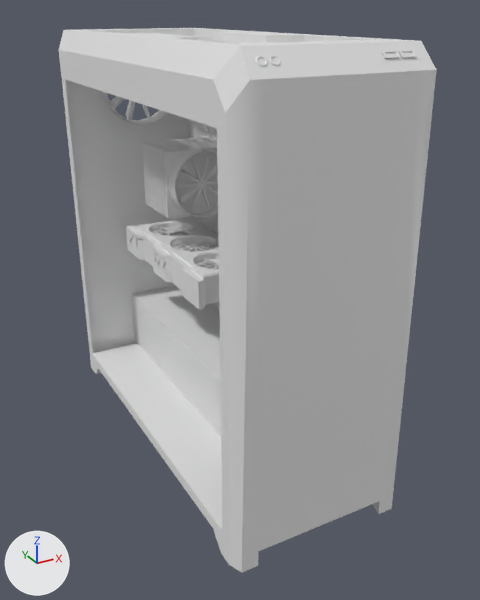
The Blender file Inne/Komputer.blend as it was, and as the next commit left it.
The view is the same before and after, from a 50 mm camera at (-2.28, -4.54, 3.54) aimed at (0.1, -0.22, 1.37). The axes (+X, +Y, +Z) are drawn at lower left. The lights are the same throughout. Materials are left out; every surface is plain grey.

Objects in the first picture: 'pc'.
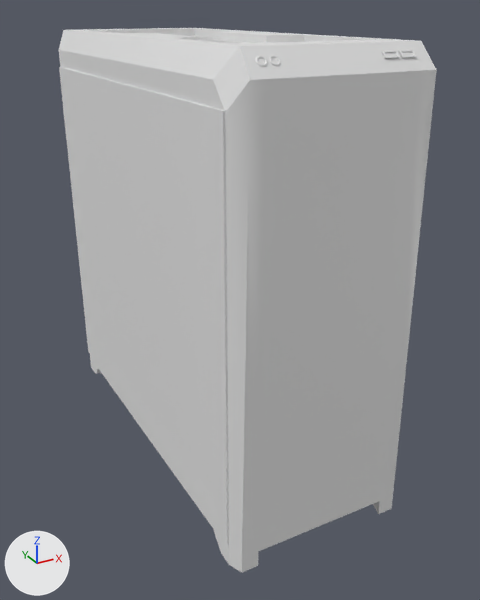
The newer file is also turned or shifted as a whole; pictures and numbers use the older file's frame.

Changed parts and their boxes [x1, y1, x2, y2] in the pictures (480 x 600 px):
part 1 of me_cube, added: after [59, 67, 229, 544]

Patch to the scene script:
```diff
--- a/Inne/Komputer.blend.py
+++ b/Inne/Komputer.blend.py
@@ me_cube @@
 # used by ob_pc; location = (0.0, 0.0, 1.778); scale = (0.69, 1.6, 1.59)
-me_cube.from_pydata(...)  # 6431 vertices, 5325 faces; spans x -1.0..1.03, y -1.0..1.0, z -1.08..1.0
+me_cube.from_pydata(...)  # 6439 vertices, 5331 faces; spans x -1.02..1.03, y -1.0..1.0, z -1.08..1.0
+# me_cube part 1: a new loose piece, a box spanning x -1.019..-0.999, y -0.937..0.998, z -0.959..0.812
```
